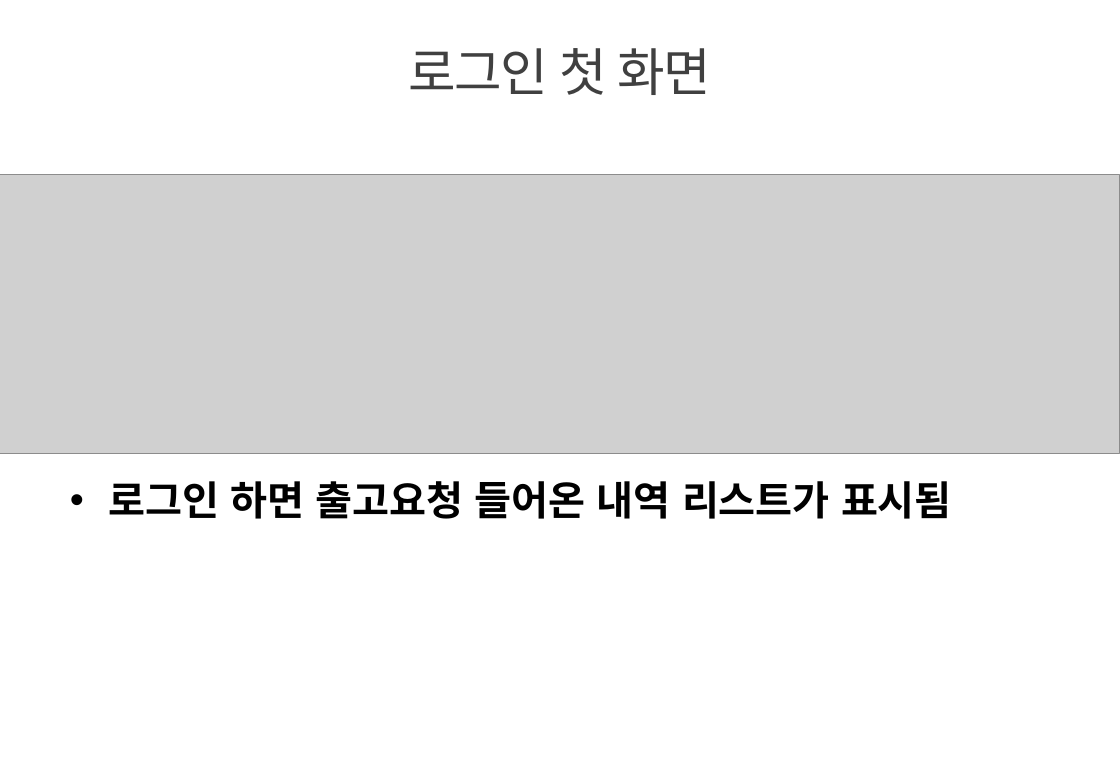
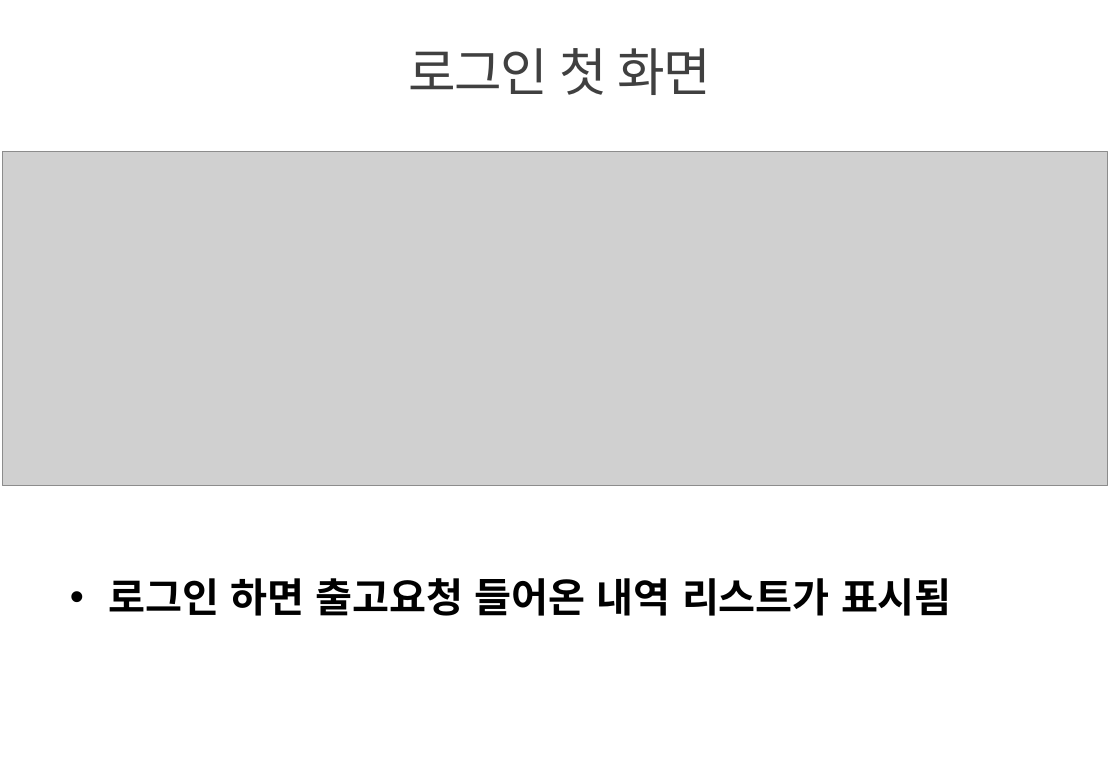
Before and after one commit to jaeyong1/stockmgmt, a slide deck: slide 19 of src/main/webapp/resources/doc/innoparts_user_guide.pptx. Drawn at 1120x776 pixels with LibreOffice and Linux fonts; fonts in the diff are those of the drawing; grey boxes stand for pictures; background and template pictures are left out. Boxes give left, top, right and bottom in pixels: in the first picture for what was removed or moved away, otherwise in the second. Text is boxed around its words. In the diff, an @@ line names an element or a change of style, - is before the commit and + after.

```diff
--- a/src/main/webapp/resources/doc/innoparts_user_guide.pptx
+++ b/src/main/webapp/resources/doc/innoparts_user_guide.pptx
@@ picture resized from (x1=0, y1=175, x2=1120, y2=453) to (x1=2, y1=152, x2=1108, y2=486) @@
@@ text "로그인 하면 출고요청 들어온 내역 ..." moved from (x1=109, y1=481, x2=952, y2=519) to (x1=109, y1=578, x2=952, y2=616) @@
```
Also in this commit, not shown: 19 other slides changed, 6 slides added, 1 slide removed, 9 other files.
